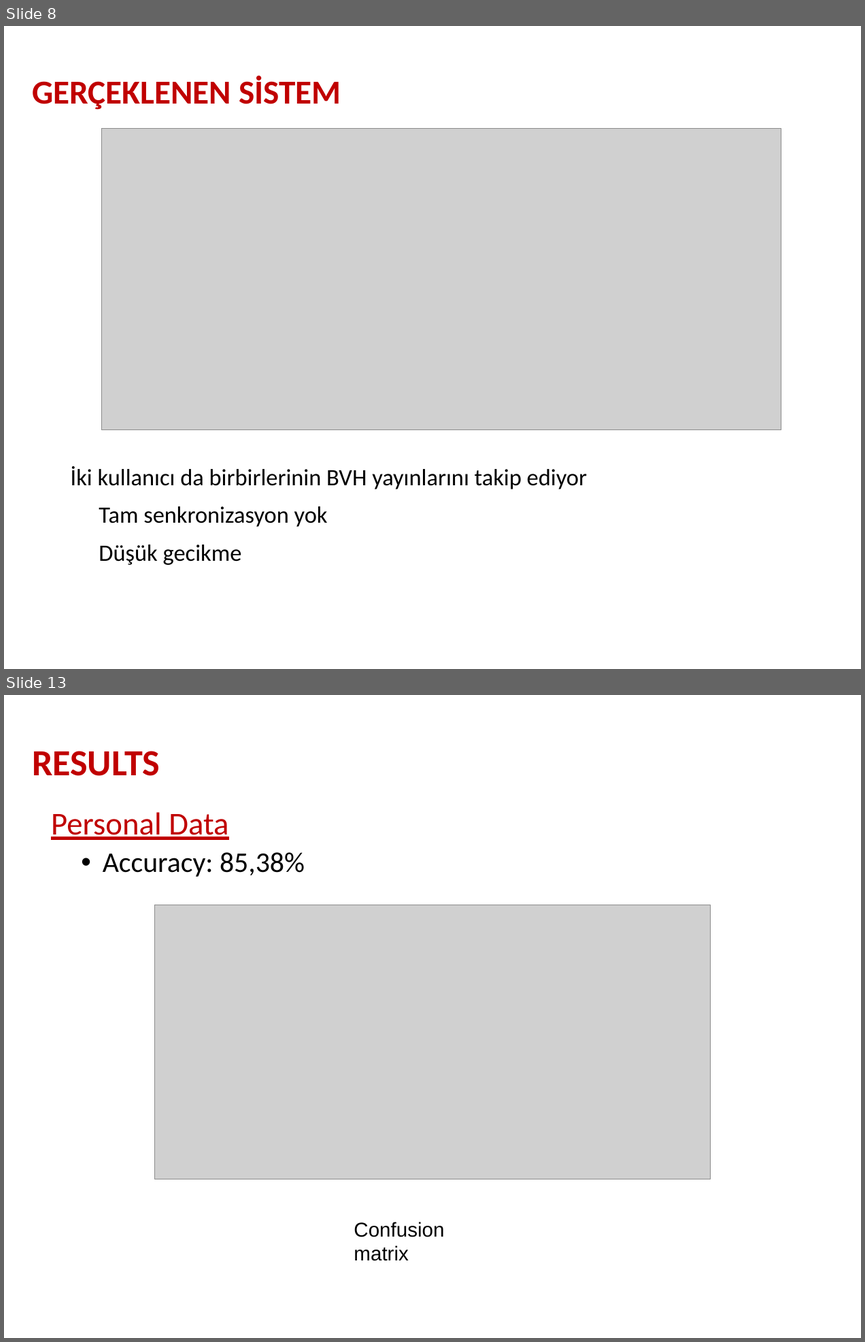
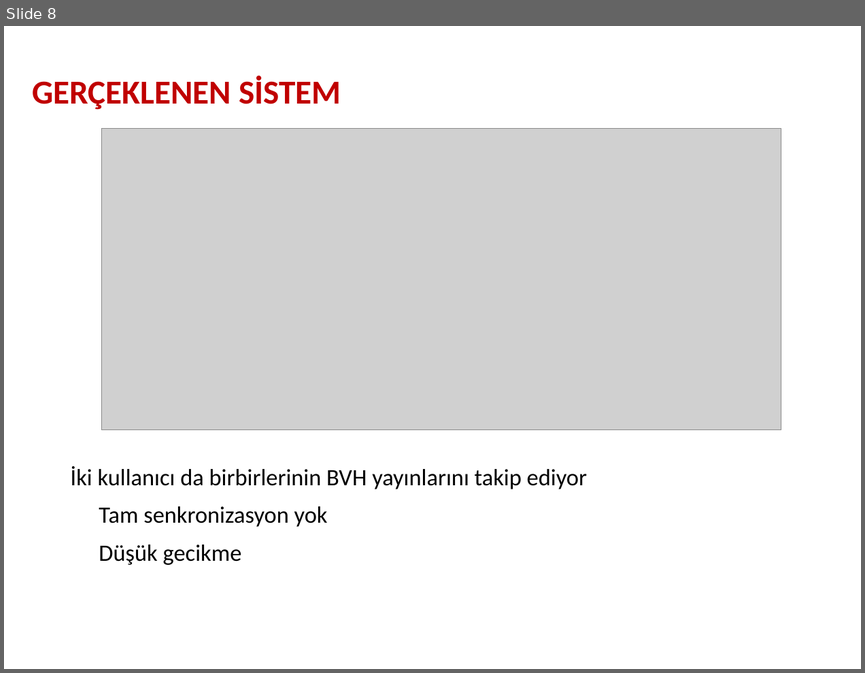
Before and after one commit to umutyazgan/unity-network-mocap, a slide deck: sunum.odp. Shown one above the other, each under a label of ours: slides 8 and 13 before the commit, slide 8 after it; the slides between them are not shown. The pictures are 865x1342 and 865x673 pixels, drawn with LibreOffice and Linux fonts; fonts in the diff are those of the drawing; grey boxes stand for pictures; background and template pictures are left out. Boxes give left, top, right and bottom in pixels: in the first picture for what was removed or moved away, otherwise in the second. Text is boxed around its words. In the diff, an @@ line names an element or a change of style, - is before the commit and + after.

```diff
--- a/sunum.odp
+++ b/sunum.odp
@@ slide 13 removed at (x1=4, y1=695, x2=861, y2=1338), background picture (left out) @@
@@ text removed at (x1=32, y1=751, x2=160, y2=776) @@
-RESULTS
@@ text removed at (x1=51, y1=812, x2=305, y2=877) @@
-Personal Data
-  • Accuracy: 85,38%
@@ picture removed at (x1=155, y1=904, x2=711, y2=1179) @@
@@ text removed at (x1=354, y1=1221, x2=444, y2=1261) @@
-Confusion matrix
```
Also in this commit, not shown: 5 slides changed, 5 slides added, 4 other slides removed.
